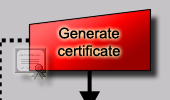
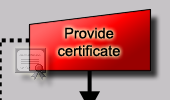
Before/after of a (170, 100) layered artwork. What changed in the layer stack:
renamed "Generate certificate" to "Provide certificate", painted on it over [58, 27, 120, 43]
